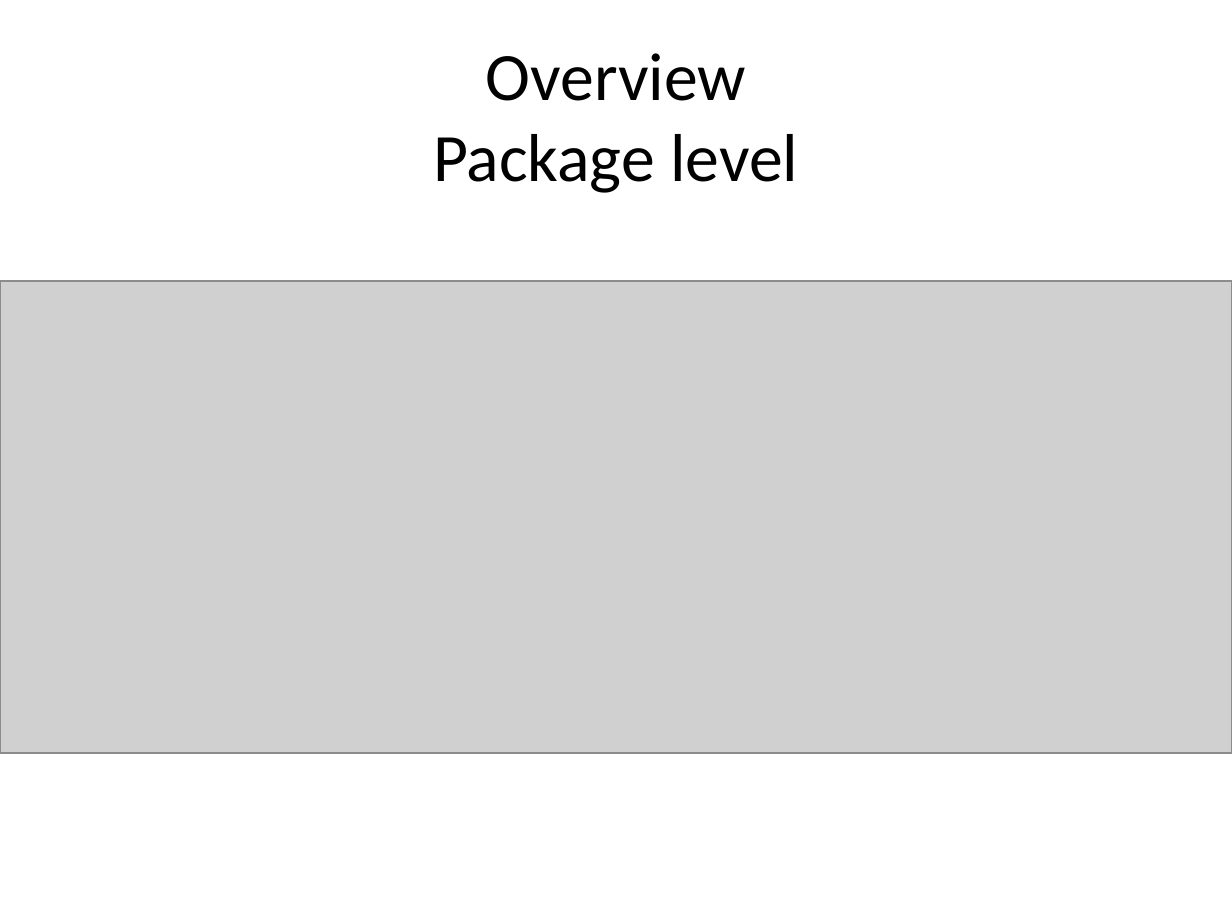
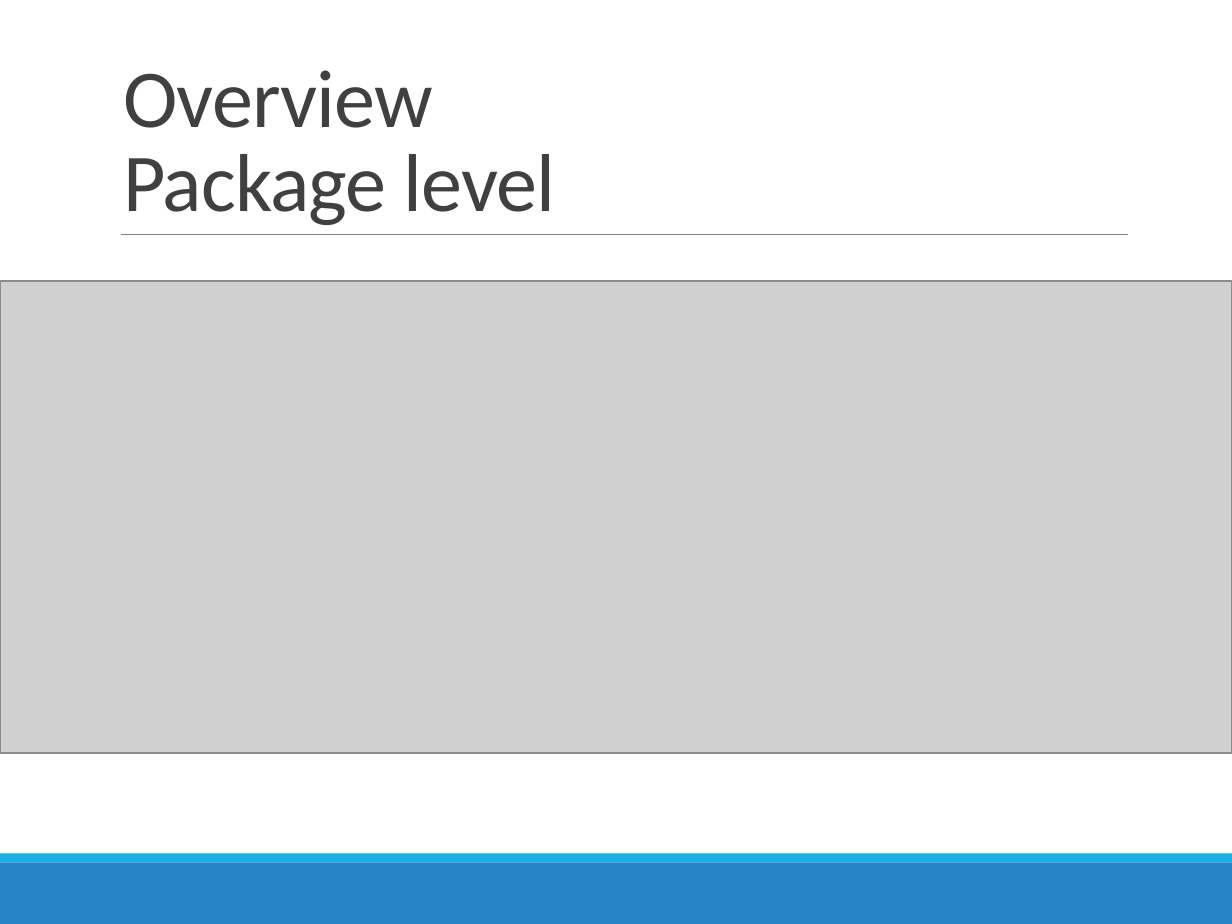
Before and after one commit to BenGoethuys/SwOp-Group03, a slide deck: slide 2 of Iteratie 1/PresentatieIteratie1Group03.pptx. Drawn at 1232x924 pixels with LibreOffice and Linux fonts; fonts in the diff are those of the drawing; grey boxes stand for pictures. Boxes give left, top, right and bottom in pixels: in the first picture for what was removed or moved away, otherwise in the second. Text is boxed around its words. In the diff, an @@ line names an element or a change of style, - is before the commit and + after.

```diff
--- a/Iteratie 1/PresentatieIteratie1Group03.pptx
+++ b/Iteratie 1/PresentatieIteratie1Group03.pptx
@@ title "Overview Package level": place and size @@
-title "Overview Package level" at (433, 53, 798, 193)
+title "Overview Package level" at (123, 70, 555, 225)
@@ title "Overview Package level" at (123, 70, 555, 225): size 39.6 to 48 pt, text colour #000000 to #404040, letter spacing 0 to -0.5 pt; alignment centre to left; line spacing 1 to 0.85; vertical alignment middle to bottom @@
@@ line added from (121, 234) to (1127, 234), #808080 0.5 pt @@
@@ rectangle added at (0, 862, 1232, 924), fill #2683C6 @@
@@ rectangle added at (0, 854, 1232, 862), fill #1CADE4 @@
```
Also in this commit, not shown: 13 other slides changed.
